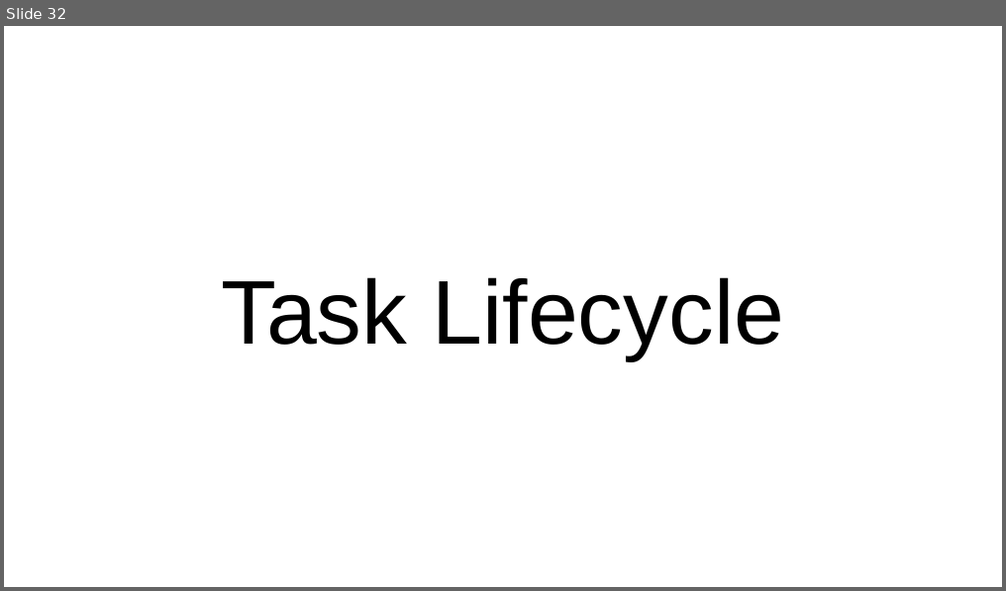
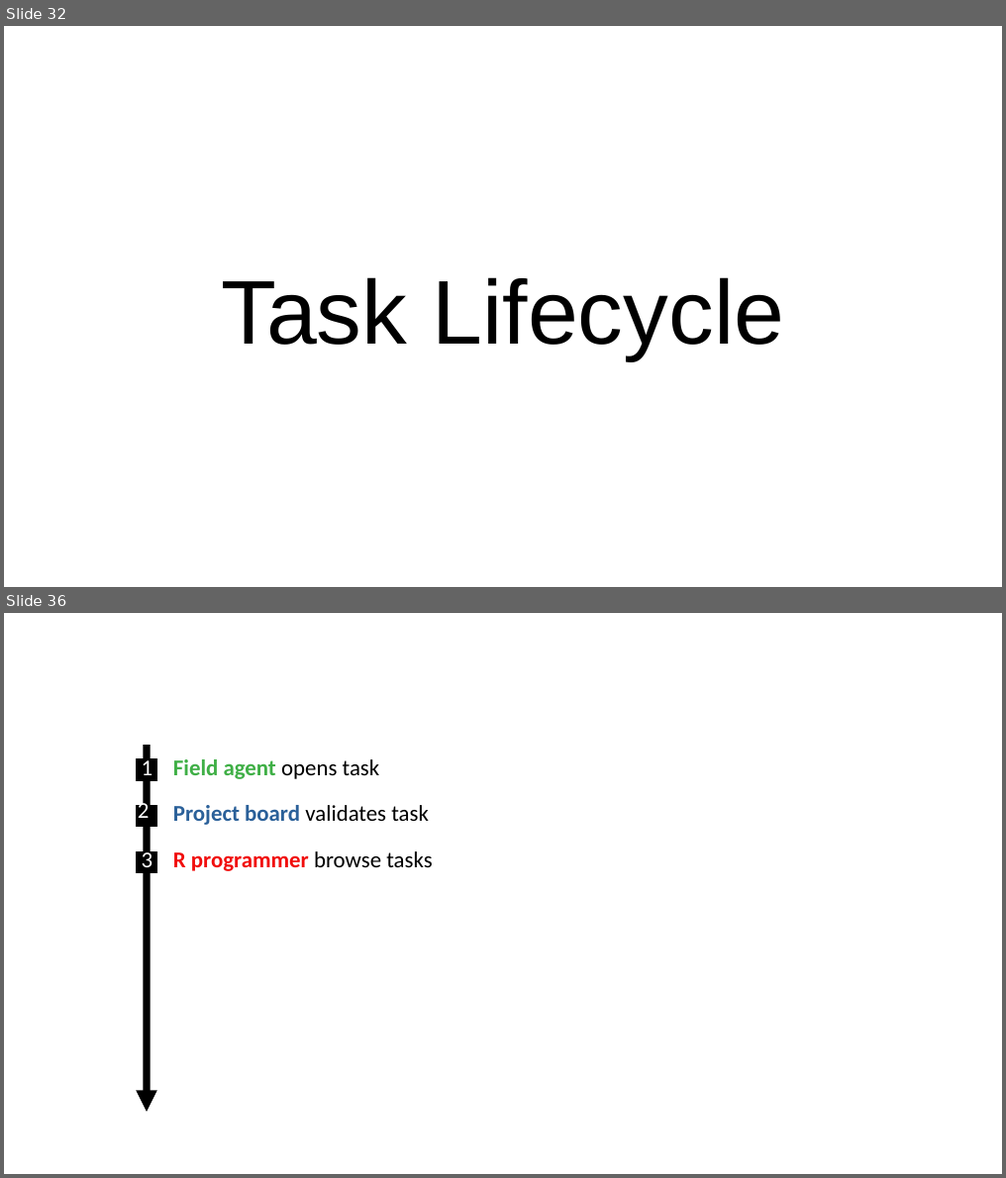
Before and after one commit to matthieugold/covid-19-challenge, a slide deck: docs/dscc_presentation/dscc_presentation.odp. Shown one above the other, each under a label of ours: slide 32 before the commit, slides 32 and 36 after it; the slides between them are not shown. The pictures are 1006x591 and 1006x1178 pixels, drawn with LibreOffice and Linux fonts; fonts in the diff are those of the drawing. Boxes give left, top, right and bottom in pixels: in the first picture for what was removed or moved away, otherwise in the second. Text is boxed around its words. In the diff, an @@ line names an element or a change of style, - is before the commit and + after.

```diff
--- a/docs/dscc_presentation/dscc_presentation.odp
+++ b/docs/dscc_presentation/dscc_presentation.odp
@@ slide 36 added at (x1=4, y1=613, x2=1002, y2=1174), background #FFFFFF @@
@@ rectangle added at (x1=137, y1=759, x2=157, y2=780), fill #000000, outline #000000 0 pt @@
@@ text added at (x1=142, y1=756, x2=153, y2=775), 18 pt, text #FFFFFF @@
+1
@@ arrow added from (147, 746) to (147, 1112), #000000 5.67 pt @@
@@ text added at (x1=173, y1=760, x2=380, y2=779), 18 pt, text #3FAF46, bold @@
+Field agent opens task
@@ rectangle added at (x1=137, y1=806, x2=157, y2=828), fill #000000, outline #000000 0 pt @@
@@ text added at (x1=138, y1=799, x2=150, y2=818), 18 pt, text #FFFFFF @@
+2
@@ text added at (x1=173, y1=805, x2=429, y2=825), 18 pt, text #000000 @@
+Project board validates task
@@ text added at (x1=142, y1=849, x2=153, y2=874), 18 pt, text #FFFFFF @@
+3
@@ rectangle added at (x1=137, y1=852, x2=157, y2=873), fill #000000, outline #000000 0 pt @@
@@ text added at (x1=173, y1=852, x2=432, y2=871), 18 pt, text #F10D0C, bold @@
+R programmer browse tasks
```
Also in this commit, not shown: 9 slides changed, 2 other slides added, 5 slides removed, 2 other files.
